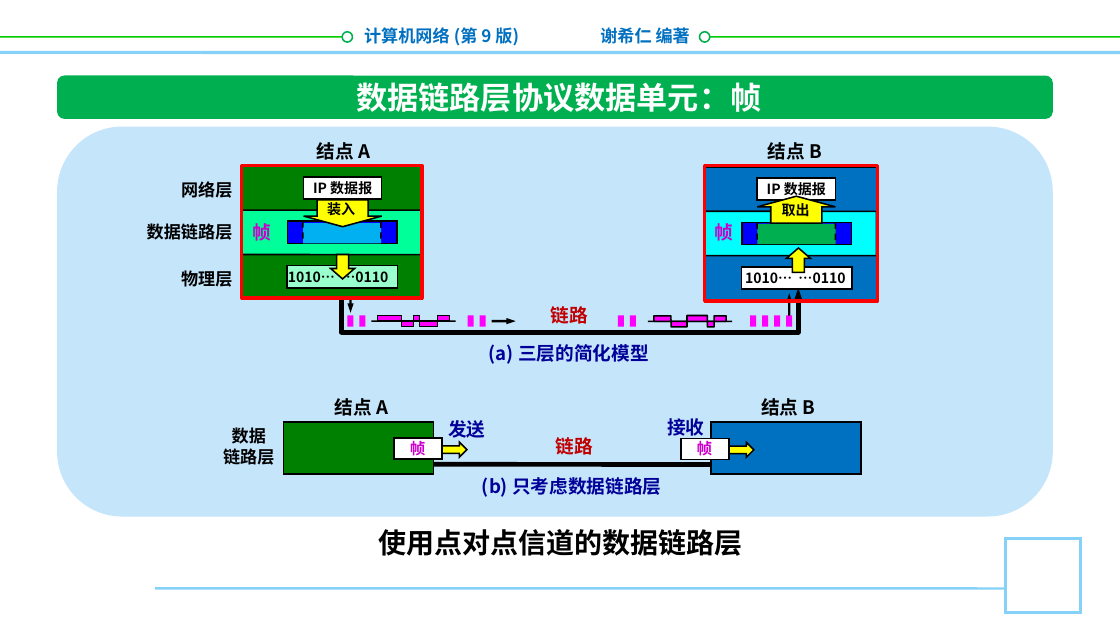
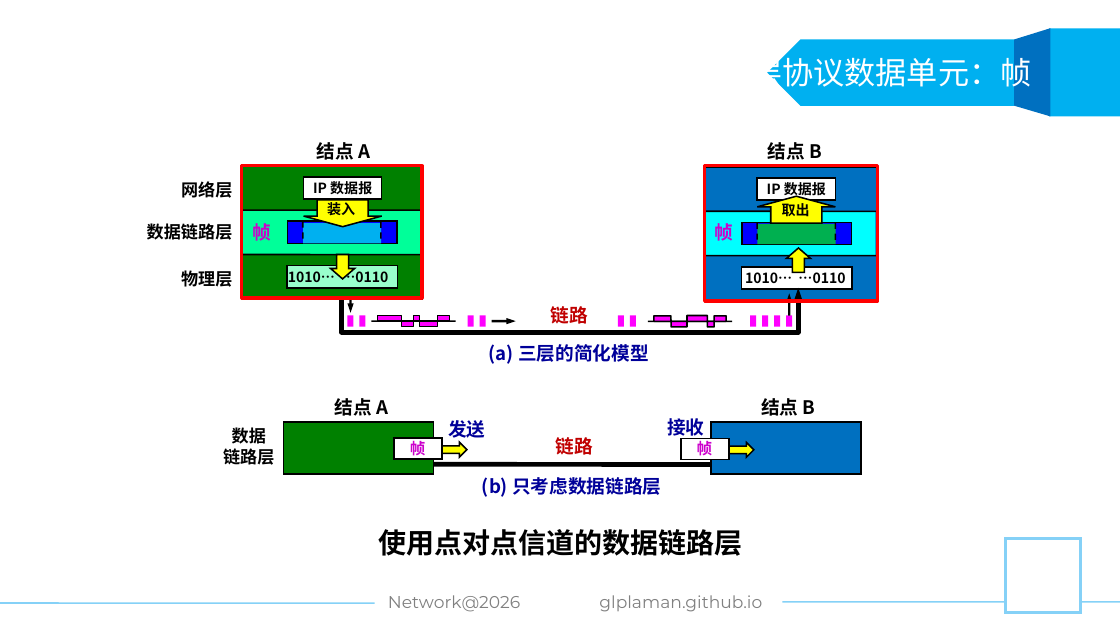
Before and after one commit to glplaman/glplaman.github.io, a slide deck: slide 11 of network/ppt/52785PPT课件/第3章.pptx. Drawn at 1120x630 pixels with LibreOffice and Linux fonts; fonts in the diff are those of the drawing; background and template pictures are left out. Boxes give left, top, right and bottom in pixels: in the first picture for what was removed or moved away, otherwise in the second. Text is boxed around its words. In the diff, an @@ line names an element or a change of style, - is before the commit and + after.

Commit message:
network

```diff
--- a/network/ppt/52785PPT课件/第3章.pptx
+++ b/network/ppt/52785PPT课件/第3章.pptx
@@ text removed at [364,27,519,46] @@
-计算机网络 (第 9 版)
@@ text removed at [600,25,690,48] @@
-谢希仁 编著
@@ freeform shape added at [1015,28,1051,116], fill #0070C0 @@
@@ rectangle added at [1049,28,1120,116], fill #00B0F0 @@
@@ line removed from (0, 53) to (1120, 53) @@
@@ line removed from (0, 37) to (347, 37) @@
@@ title "数据链路层协议数据单元：帧": place and size @@
-title "数据链路层协议数据单元：帧" at [356,82,761,112]
+title "数据链路层协议数据单元：帧" at [627,53,1032,93]
@@ title "数据链路层协议数据单元：帧" at [627,53,1032,93]: font Calibri to Montserrat, bold off; alignment centre to right; vertical alignment top to middle @@
@@ ellipse removed at [342,31,352,41] @@
@@ line removed from (700, 37) to (1120, 37) @@
@@ ellipse removed at [700,31,710,41] @@
@@ pentagon arrow added at [767,39,1015,105], fill #00B0F0 @@
@@ rounded rectangle removed at [57,75,1053,119] @@
@@ rounded rectangle removed at [57,127,1053,516] @@
@@ line removed from (156, 588) to (1006, 588) @@
@@ text added at [388,595,520,612], 11 pt, text #808080 @@
+Network@2026
@@ text added at [599,595,762,612], 11 pt, text #808080 @@
+glplaman.github.io
@@ line added from (0, 603) to (396, 603), #85D1F7 1 pt @@
@@ line added from (724, 601) to (1120, 601), #85D1F7 1 pt @@
```
Also in this commit, not shown: 134 other slides changed, 9 other files.
